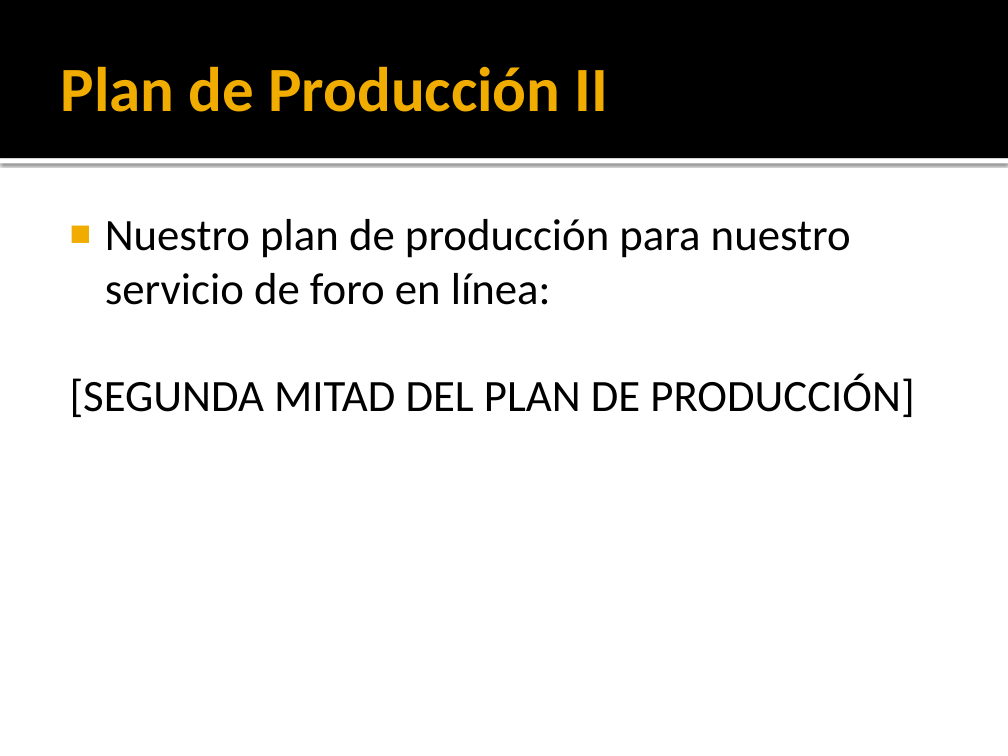
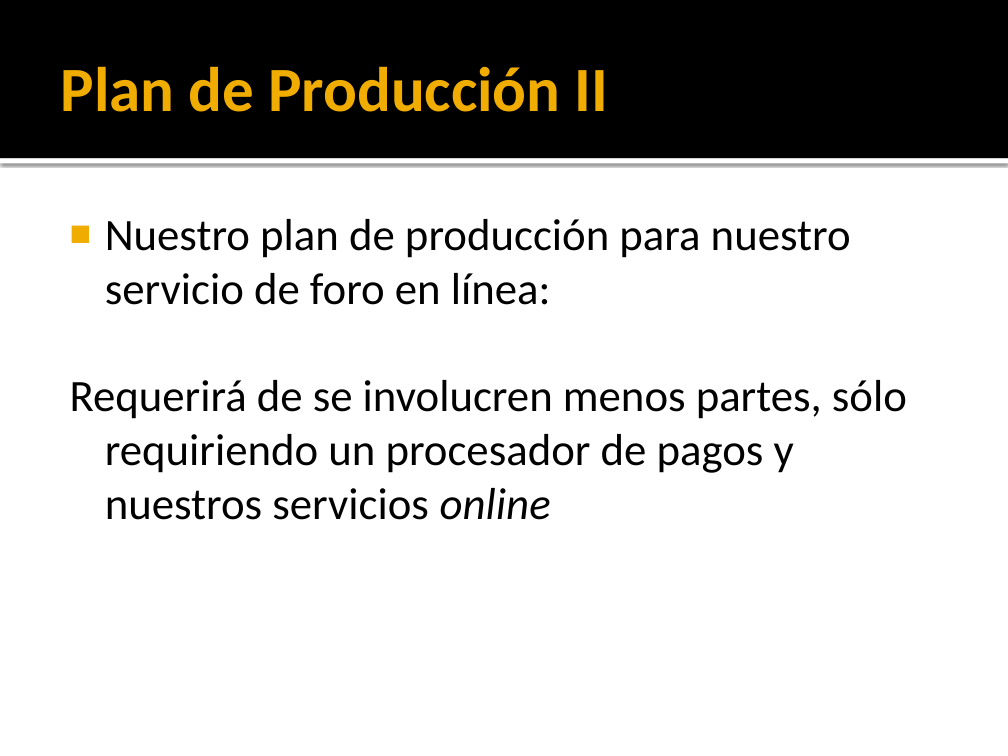
Before and after one commit to QuixoteCode/Experiencias_Ecohuerto, a slide deck: slide 11 of Presentacion_Empresa_6_3_2024.pptx. Drawn at 1008x756 pixels with LibreOffice and Linux fonts; fonts in the diff are those of the drawing. Boxes give left, top, right and bottom in pixels: in the first picture for what was removed or moved away, otherwise in the second. Text is boxed around its words. In the diff, an @@ line names an element or a change of style, - is before the commit and + after.

```diff
--- a/Presentacion_Empresa_6_3_2024.pptx
+++ b/Presentacion_Empresa_6_3_2024.pptx
@@ text at (70, 380, 907, 520): text changed @@
-[SEGUNDA MITAD DEL PLAN DE PRODUCCIÓN]
+Requerirá de se involucren menos partes, sólo requiriendo un procesador de pagos y nuestros servicios online
```
Also in this commit, not shown: 7 other slides changed, 4 slides added, 1 slide removed.
